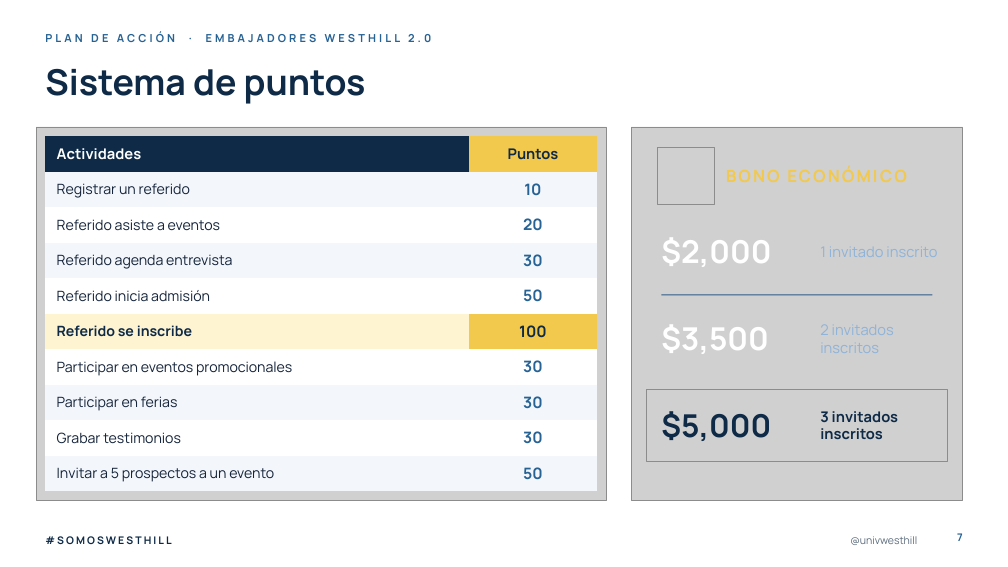
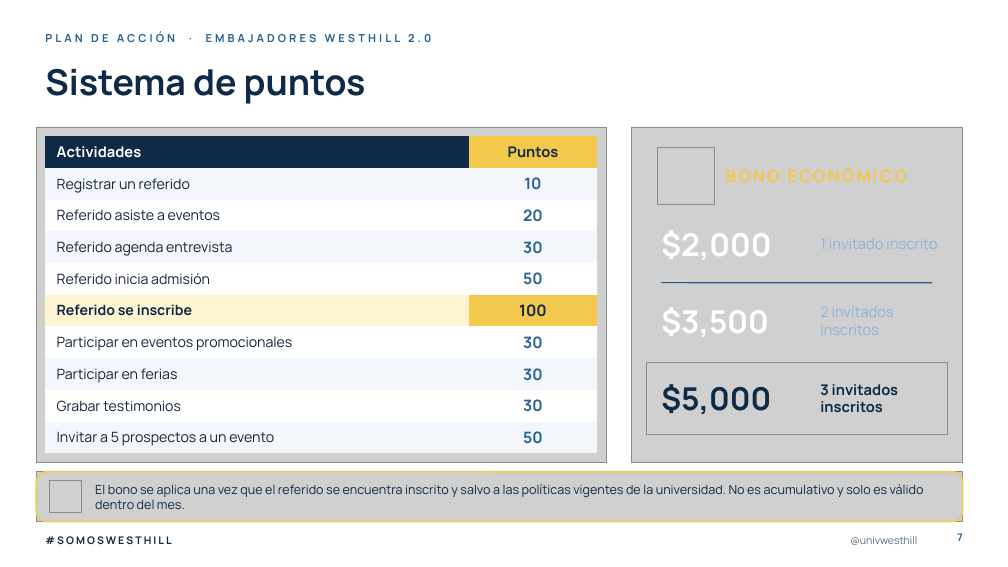
Before and after one commit to dnmcamiloedson-arch/EdUW, a slide deck: slide 7 of presentaciones/Plan_de_Accion_Embajadores_Westhill_2027.pptx. Drawn at 1008x567 pixels with LibreOffice and Linux fonts; fonts in the diff are those of the drawing; grey boxes stand for pictures; background and template pictures are left out. Boxes give left, top, right and bottom in pixels: in the first picture for what was removed or moved away, otherwise in the second. Text is boxed around its words. In the diff, an @@ line names an element or a change of style, - is before the commit and + after.

```diff
--- a/presentaciones/Plan_de_Accion_Embajadores_Westhill_2027.pptx
+++ b/presentaciones/Plan_de_Accion_Embajadores_Westhill_2027.pptx
@@ picture: place and size @@
-picture at [36, 127, 606, 501]
+picture at [36, 127, 606, 463]
@@ table: place and size @@
-table at [45, 136, 597, 486]
+table at [45, 136, 597, 450]
@@ picture: place and size @@
-picture at [631, 127, 963, 501]
+picture at [631, 127, 963, 463]
@@ text "$3,500": place and size @@
-text "$3,500" at [661, 325, 768, 354]
+text "$3,500" at [661, 308, 768, 337]
@@ 2 texts, 1 line: place and size @@
-2 texts, 1 line at [661, 238, 937, 295]
+2 texts, 1 line at [661, 231, 937, 283]
@@ text "2 invitados inscritos": place and size @@
-text "2 invitados inscritos" at [820, 325, 894, 353]
+text "2 invitados inscritos" at [820, 307, 894, 335]
@@ 2 texts, 1 picture: place and size @@
-2 texts, 1 picture at [647, 389, 948, 461]
+2 texts, 1 picture at [647, 362, 948, 434]
@@ picture added at [36, 472, 963, 522] @@
@@ rounded rectangle added at [36, 472, 963, 522], outline #F2C94C 1.5 pt @@
@@ picture added at [50, 481, 82, 513] @@
@@ text added at [95, 484, 924, 509], 12 pt, text #0E2A47 @@
+El bono se aplica una vez que el referido se encuentra inscrito y salvo a las políticas vigentes de la universidad. No es acumulativo y solo es válido dentro del mes.
```
Also in this commit, not shown: 1 other slide changed.
